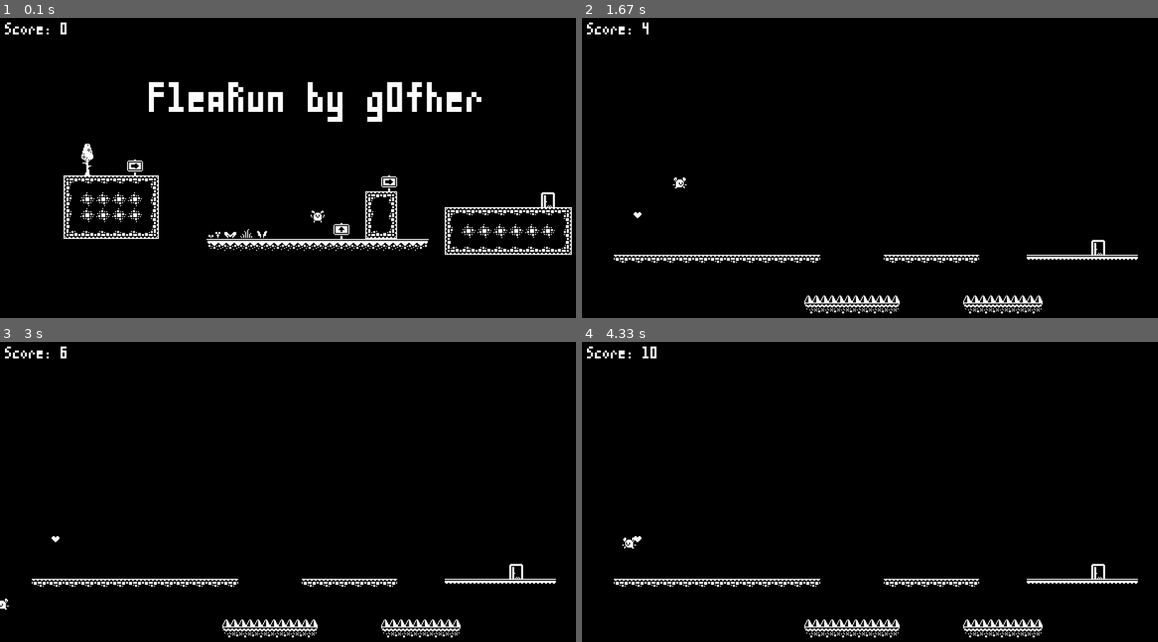
Above: before the commit, frames 1-4 (two rows, left to right).
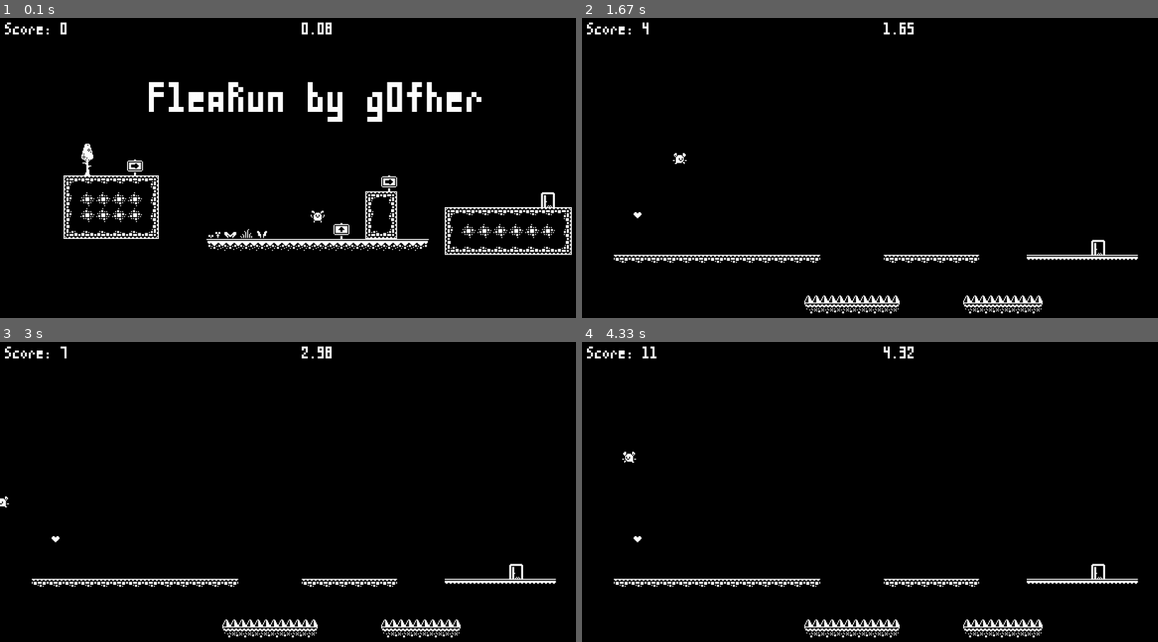
Above: after the commit, the same moments.

Repository: g0fher/flearun_pygame
Game: pygame game, started from main2.py
Two runs of this game, one before a commit and one after it. Both use one fixed random seed, a clock stepped at 60 frames per second and the inputs below.
Inputs:
- Up to frame 1 (0.1 s): no input
- Up to frame 2 (1.67 s): tap Space at 0.33, 0.73, 1.03, 1.23, 1.53 s; hold J 0.67-1.13 s; hold D 0.67-1.13 s; tap Shift at 0.82 s; hold D 1.17-1.63 s
- Up to frame 3 (3 s): hold D 1.67-2.13 s; tap Space at 1.73, 2.03, 2.23, 2.53, 2.8 s; hold A 2.17-2.7 s; tap Shift at 2.32 s; hold A from 2.73 s (still down)
- Up to frame 4 (4.33 s): tap Space at 3.1, 3.23, 3.53, 3.9, 4.2 s; release A at 3.13 s; hold D 3.17-3.8 s; hold A 3.83-4.3 s; tap Shift at 3.98 s

The runs differ from the first frame. In frame 1, 0.1% of the frame differs, in the area x 52-58%, y 1-6%; in frame 2, 0.2%; in frame 3, 0.2%; in frame 4, 0.3%, in the area x 6-58%, y 1-69%.

Commit message:
added wings

Diff:
--- a/main2.py
+++ b/main2.py
@@ -18,6 +18,7 @@
         self.environment_surface = pygame.Surface((self.SCREEN_WIDTH, self.SCREEN_HEIGHT), pygame.SRCALPHA)
         self.player_surface = pygame.Surface((self.SCREEN_WIDTH, self.SCREEN_HEIGHT), pygame.SRCALPHA)
         self.score_surface = pygame.Surface((self.SCREEN_WIDTH, self.SCREEN_HEIGHT), pygame.SRCALPHA)
+        self.timer_surface = pygame.Surface((self.SCREEN_WIDTH, self.SCREEN_HEIGHT), pygame.SRCALPHA)
         self.menu_surface = pygame.Surface((self.SCREEN_WIDTH, self.SCREEN_HEIGHT), pygame.SRCALPHA)
         self.menu_surface.fill((0, 0, 0, 220))
         self.menu_select_surface = pygame.Surface((self.SCREEN_WIDTH, self.SCREEN_HEIGHT), pygame.SRCALPHA)
@@ -54,7 +55,7 @@
 
         self.sfx_death = pygame.mixer.Sound(join(current_dir, "assets/sfx/death_3.wav"))
         self.sfx_jump = pygame.mixer.Sound(join(current_dir, "assets/sfx/jump_4.wav"))
-        self.sfx_jump.set_volume(0.6)
+        self.sfx_jump.set_volume(0.5)
         self.sfx_menu_select = pygame.mixer.Sound(join(current_dir, "assets/sfx/menu_select.wav"))
         self.sfx_menu_select.set_volume(0.7)
         self.sfx_menu = pygame.mixer.Sound(join(current_dir, "assets/sfx/menu.wav"))
@@ -97,6 +98,8 @@
         self.gravity = 10
 
         self.is_jumped = True
+        self.is_double_jump = False
+        self.is_used_double_jump = False
 
         self.is_dashed = False
         self.is_in_dash = False
@@ -112,6 +115,7 @@
         self.font_tutorial = pygame.font.Font(join(current_dir, "assets/fonts/Pono_048.ttf"), 48)
 
         self.score = 0
+        self.timer = 0.0
 
 
         self.k_speed = 15
@@ -178,6 +182,7 @@
         level_name = self.level_names_list_working.pop(0)
         if level_name == "end":
             self.score = 0
+            self.timer = 0.0
             self.level_names_list_working = self.level_names_list.copy()
             level_name = self.level_names_list_working.pop(0)
             self.load_level_by_name(level_name)
@@ -232,12 +237,22 @@
         score_text = self.font_score.render(f"Score: {self.score}", True, (255, 255, 255))
         self.score_surface.blit(score_text, (10, 10))
 
+    def render_timer(self):
+        self.timer_surface.fill((0, 0, 0, 0))
+        timer_text = self.font_score.render(f"{round(self.timer, 2):.2f}", True, (255, 255, 255))
+        self.timer_surface.blit(timer_text, (self.SCREEN_WIDTH / 2 - timer_text.get_width() / 2, 10))
+
     def jump(self):
-        self.player_velocity.y += -200
-        self.is_player_on_ground = False
-        self.is_jumped = True
-        self.sfx_jump.play()
-        self.score += 1
+        if not self.is_dashed:
+            if self.player_velocity.y > 0:
+                self.player_velocity.y = 0
+            self.player_velocity.y += -200
+            if self.player_velocity.y < -200:
+                self.player_velocity.y = -200
+            self.is_player_on_ground = False
+            self.is_jumped = True
+            self.sfx_jump.play()
+            self.score += 1
 
     def dash(self):
         if not self.start_dash_cooldown_timer:
@@ -305,6 +320,7 @@
                     self.player_position.y = collision_box.top - 32
                     self.player_velocity.y = 0
                     self.is_jumped = False
+                    self.is_used_double_jump = False
                     self.is_player_on_ground = True
                 elif self.player_velocity.y < 0:
                     self.player_position.y = collision_box.bottom
@@ -414,18 +430,32 @@
                             self.death()
                         if event.key == pygame.K_m:
                             self.cycle_music()
+                        if event.key == pygame.K_j:
+                            print("turned on/off wings")
+                            self.is_double_jump = not self.is_double_jump
                         if event.key == pygame.K_SPACE:
                             if not self.is_jumped:
                                 # if self.is_player_on_ground or self.start_coyote_timer_edge:
                                 #     self.jump()
                                 if self.is_player_on_ground:
                                     self.jump()
+                                    # print("jump1")
+                                elif (not self.is_player_on_ground) and self.is_double_jump and (not self.is_used_double_jump):
+                                    self.is_used_double_jump = True
+                                    self.jump()
+                                    print("wings down")
                                 elif self.start_coyote_timer_edge:
                                     self.jump()
+                                    # print("jump2")
                                     if self.is_show_debug:
                                         print("coyote edge", self.coyote_time_jump_countdown_edge)
                             else:
                                 self.start_coyote_timer = True
+                                if self.is_double_jump and not self.is_used_double_jump:
+                                    self.is_used_double_jump = True
+                                    print("wings double")
+                                    self.jump()
+
                         if event.key == pygame.K_LSHIFT:
                             # print("shift")
                             if not self.start_dash_cooldown_timer:
@@ -720,6 +750,11 @@
 
                 self.render_score()
                 self.screen.blit(self.score_surface, (0, 0))
+                self.timer += self.dt
+                self.render_timer()
+                self.screen.blit(self.timer_surface, (0, 0))
+
+                # print(self.player_velocity.y)
 
             pygame.display.update()
 
